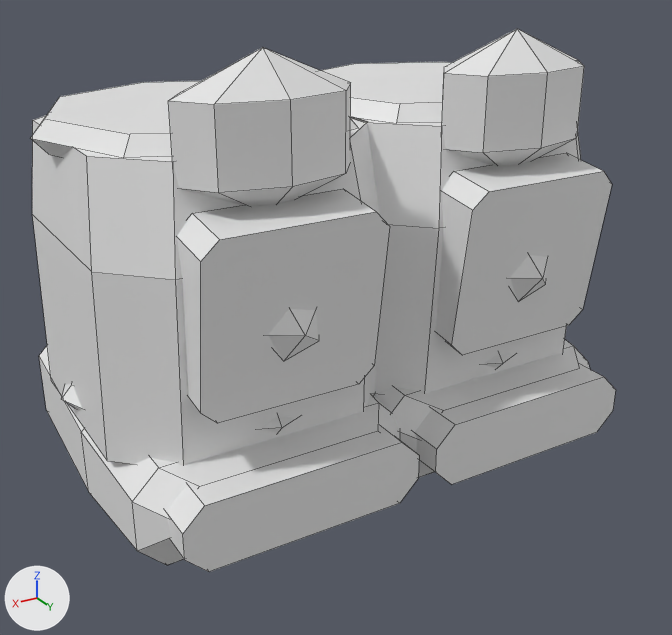
The FBX model roblox/art/armor/shoes_tier1_legendary.fbx as it was, and as the next commit left it.
One viewpoint serves both versions: a 50 mm lens placed at (1.8, 3.14, -1.68), pointed at (0.07, 0.25, -3.13). Lighting does not change. The marker at lower left points along +X, +Y and +Z. The picture after the commit comes second. Mesh edges are drawn as thin lines. Where no turn or scale is listed for an object, it has been applied to the vertices.

In view in the first picture: 'Boot_L', 'Boot_R', 'Greave_L', 'Greave_L_Glow', 'Greave_L_Trim', 'Greave_R', 'Greave_R_Glow', 'Greave_R_Trim' and 2 more.
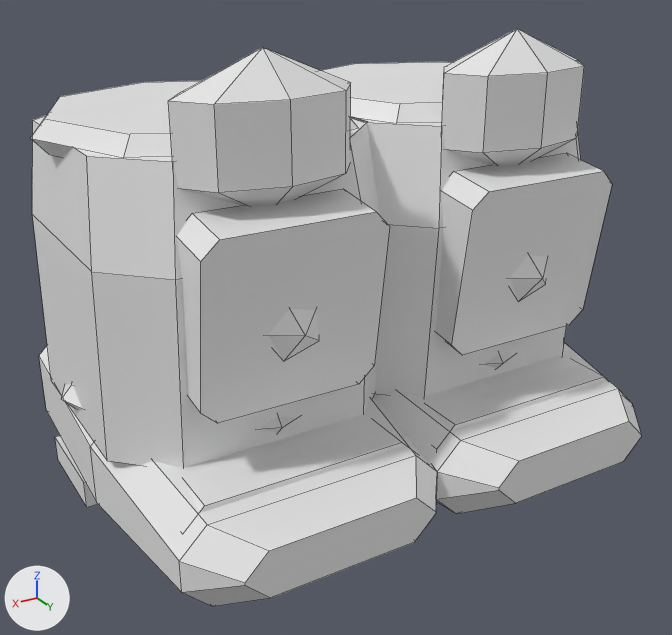
The change in detail:
me_boot_r is used by ob_boot_r; location (0.5, 0.0, -3.55).
me_boot_r had 48 vertices, 36 faces and spanned x -0.57..0.57, y -0.55..0.79, z -0.23..0.27.
me_boot_r now has 56 vertices, 42 faces and spans x -0.57..0.57, y -0.55..1.03, z -0.35..0.27.
me_boot_r part 1: a new loose piece, a box spanning x -0.53..0.53, y -0.55..-0.13, z -0.35..-0.23, in mat_shoes_tier1_legendary_boot_r (white #e7e7e7).
Part 2, on me_boot_r:
4 vertices in x -0.57..0.57, y 0.1, z -0.23..-0.13 move by (0.0, 0.1, 0.01).
4 vertices in x -0.57..0.57, y 0.1, z 0.13..0.23 move by (0.0, 0.1, -0.01).
16 vertices move from x -0.54..0.54, y 0.55..0.68, z -0.22..0.18 to x -0.5..0.5, y 0.85..1.03, z -0.2..0.12.
me_boot_l is used by ob_boot_l; location (-0.5, 0.0, -3.55).
me_boot_l had 48 vertices, 36 faces and spanned x -0.57..0.57, y -0.55..0.79, z -0.23..0.27.
me_boot_l now has 56 vertices, 42 faces and spans x -0.57..0.57, y -0.55..1.03, z -0.35..0.27.
Part 3, on me_boot_l:
4 vertices in x -0.57..0.57, y 0.1, z -0.23..-0.13 move by (0.0, 0.1, 0.01).
4 vertices in x -0.57..0.57, y 0.1, z 0.13..0.23 move by (0.0, 0.1, -0.01).
16 vertices move from x -0.54..0.54, y 0.55..0.68, z -0.22..0.18 to x -0.5..0.5, y 0.85..1.03, z -0.2..0.12.
Other edits to the shape of me_boot_l do not show in these pictures.

Boxes [x1, y1, x2, y2] around the edits, measured in the pictures (672 x 635 px; the box of a moved part takes in the faces that stretch with it):
'Boot_R', reshaped (15% taller): before [39, 346, 419, 572]; after [39, 346, 437, 606]
'Boot_L', reshaped (11% wider, 19% taller): before [374, 340, 616, 484]; after [373, 343, 641, 514]
part 1 of me_boot_r, added: after [55, 436, 97, 507]
part 2 of me_boot_r, moved or reshaped: before [50, 378, 400, 565]; after [50, 378, 437, 606]
part 3 of me_boot_l, moved or reshaped: before [374, 340, 590, 478]; after [373, 343, 641, 514]
